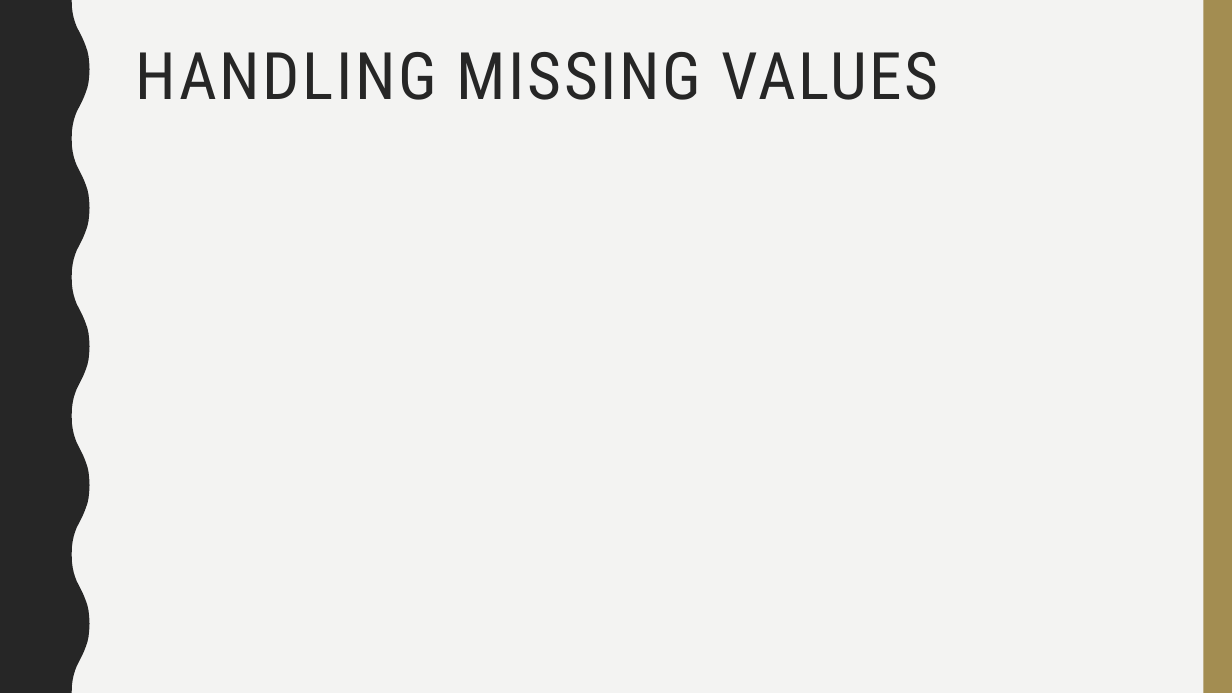
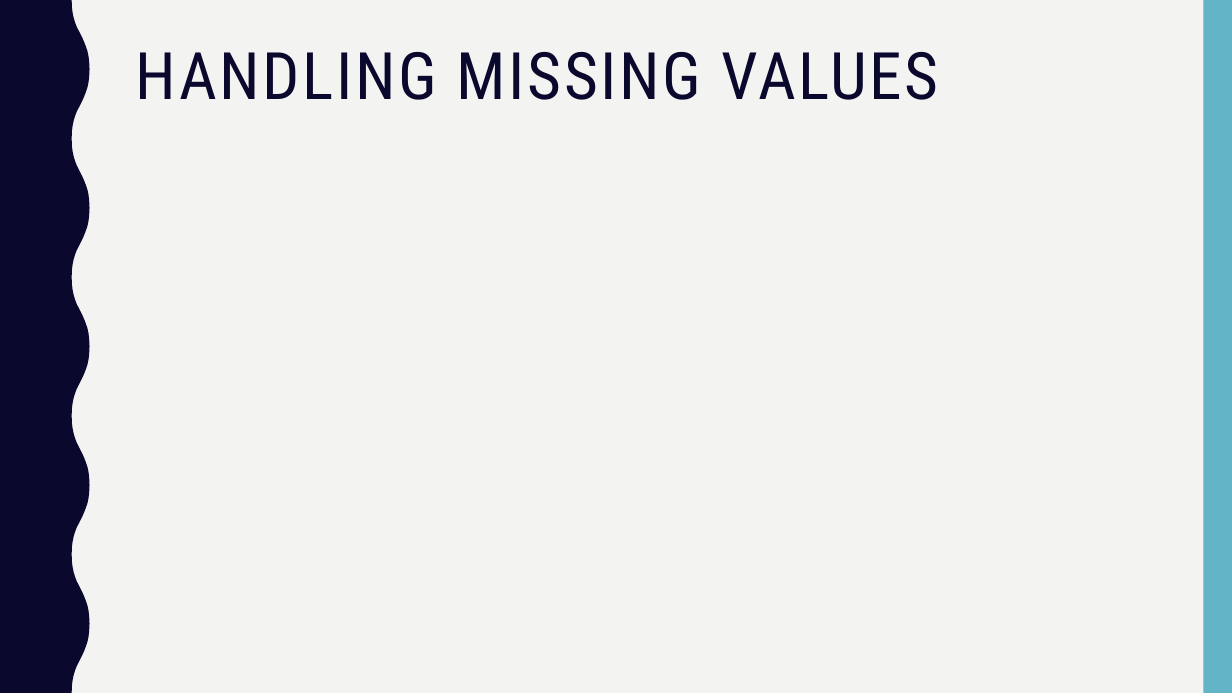
Before and after one commit to mattfarrow1/6306-project-1, a slide deck: slide 3 of docs/Matt_Farrow_Megan_Ball_DS6306_EDA.pptx. Drawn at 1232x693 pixels with LibreOffice and Linux fonts; fonts in the diff are those of the drawing. Boxes give left, top, right and bottom in pixels: in the first picture for what was removed or moved away, otherwise in the second. Text is boxed around its words. In the diff, an @@ line names an element or a change of style, - is before the commit and + after.

```diff
--- a/docs/Matt_Farrow_Megan_Ball_DS6306_EDA.pptx
+++ b/docs/Matt_Farrow_Megan_Ball_DS6306_EDA.pptx
@@ freeform shape at (x1=0, y1=0, x2=90, y2=693): fill #262626 to #0B082E @@
@@ rectangle at (x1=1203, y1=0, x2=1232, y2=693): fill #A38D51 to #62B4C6 @@
@@ title "HANDLING MISSING VALUES" at (x1=136, y1=52, x2=938, y2=100): text colour #262626 to #0B082E @@
```
Also in this commit, not shown: 4 other slides changed, 3 slides added, 2 slides removed.
